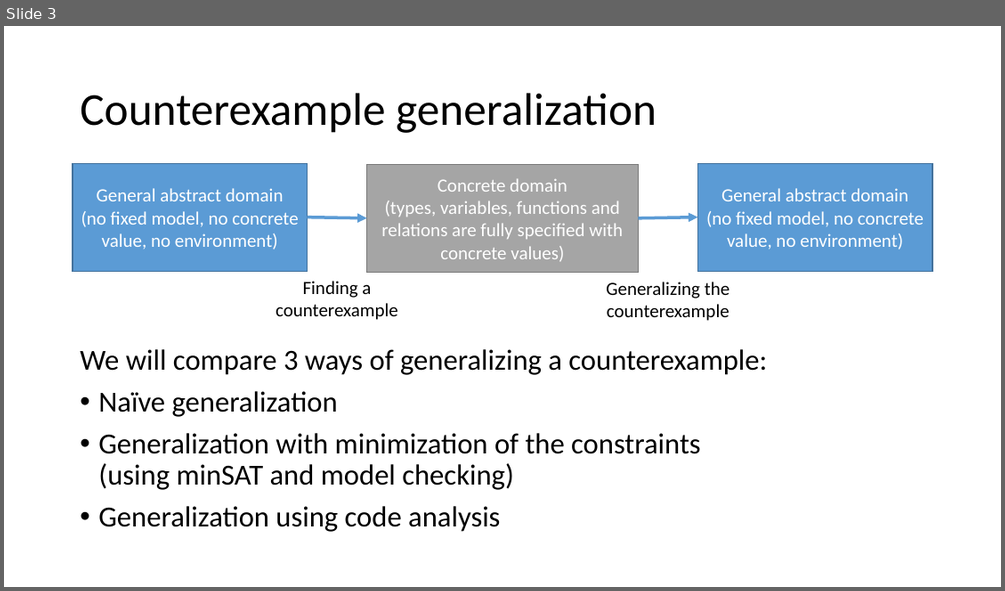
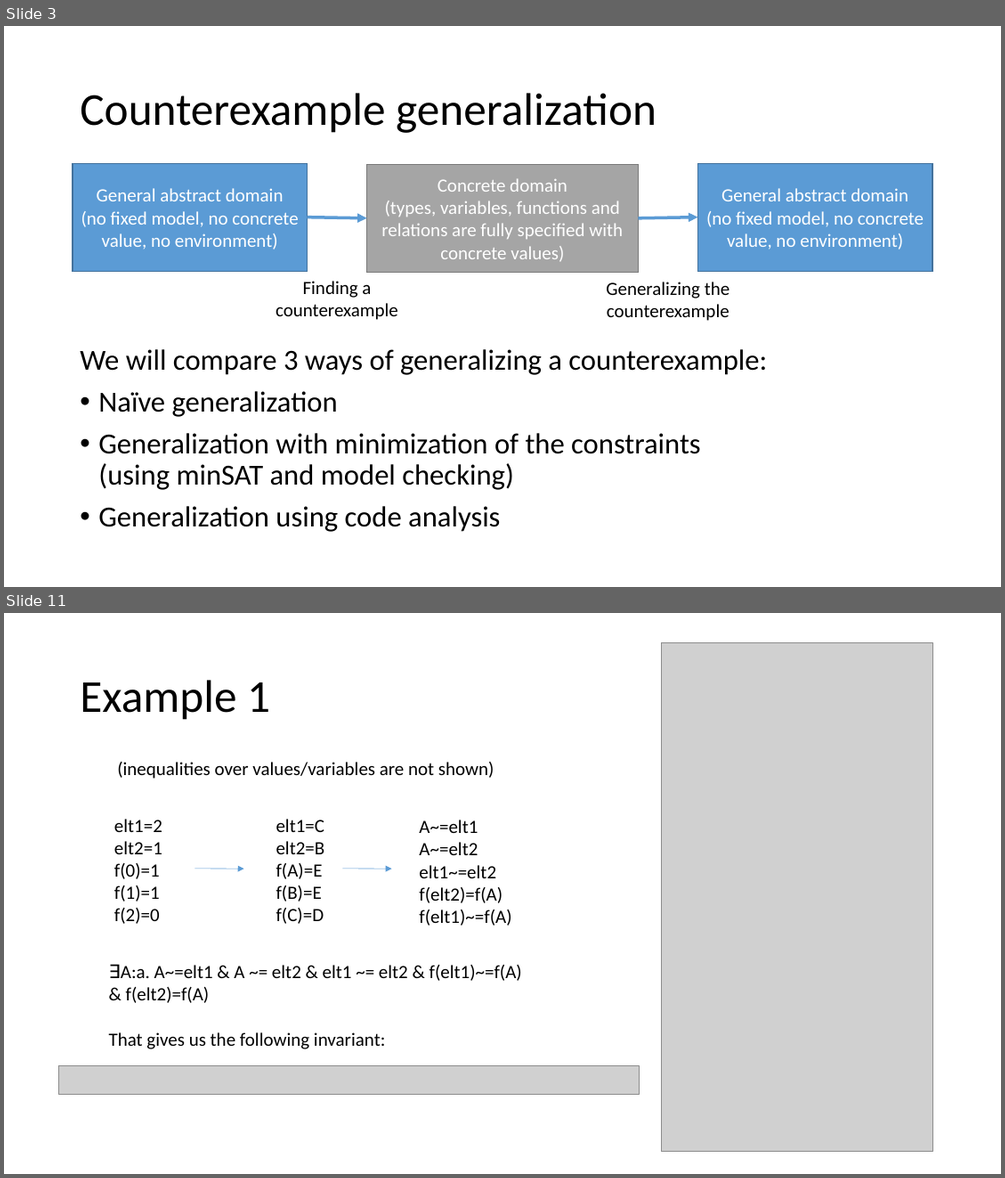
Before and after one commit to tjhance/ivy-research, a slide deck: invariant_synthesis/Invariant Synthesis.pptx. Shown one above the other, each under a label of ours: slide 3 before the commit, slides 3 and 11 after it; the slides between them are not shown. The pictures are 1005x591 and 1005x1178 pixels, drawn with LibreOffice and Linux fonts; fonts in the diff are those of the drawing; grey boxes stand for pictures. Boxes give left, top, right and bottom in pixels: in the first picture for what was removed or moved away, otherwise in the second. Text is boxed around its words. In the diff, an @@ line names an element or a change of style, - is before the commit and + after.

```diff
--- a/invariant_synthesis/Invariant Synthesis.pptx
+++ b/invariant_synthesis/Invariant Synthesis.pptx
@@ slide 11 added at (4, 613, 1001, 1174), background #FFFFFF @@
@@ picture added at (662, 643, 933, 1151) @@
@@ title added at (80, 680, 270, 720), 44 pt, text #000000 @@
+Example 1
@@ text added at (117, 762, 494, 779), 18 pt, text #000000 @@
+(inequalities over values/variables are not shown)
@@ text added at (114, 819, 162, 924), 18 pt, text #000000 @@
+elt1=2
+elt2=1
+f(0)=1
+f(1)=1
+f(2)=0
@@ text added at (276, 819, 325, 924), 18 pt, text #000000 @@
+elt1=C
+elt2=B
+f(A)=E
+f(B)=E
+f(C)=D
@@ text added at (419, 819, 511, 925), 18 pt, text #000000 @@
+A~=elt1
+A~=elt2
+elt1~=elt2
+f(elt2)=f(A)
+f(elt1)~=f(A)
@@ arrow added from (194, 868) to (244, 868), #5B9BD5 0.5 pt @@
@@ arrow added from (343, 868) to (392, 868), #5B9BD5 0.5 pt @@
@@ text added at (109, 965, 522, 1049), 18 pt, text #000000 @@
+∃A:a. A~=elt1 & A ~= elt2 & elt1 ~= elt2 & f(elt1)~=f(A)
+& f(elt2)=f(A)
+That gives us the following invariant:
@@ picture added at (58, 1066, 639, 1094) @@
```
Also in this commit, not shown: 3 slides changed, 12 other slides added, 4 slides removed, 2 other files.
